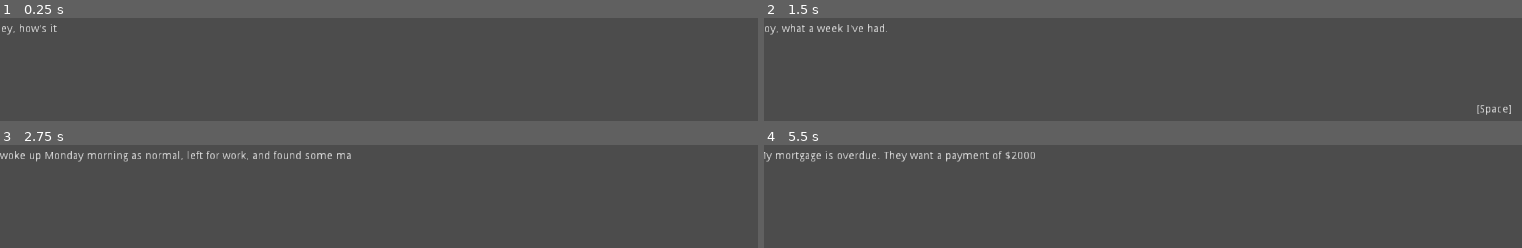
Above: before the commit, frames 1-4 (two rows, left to right).
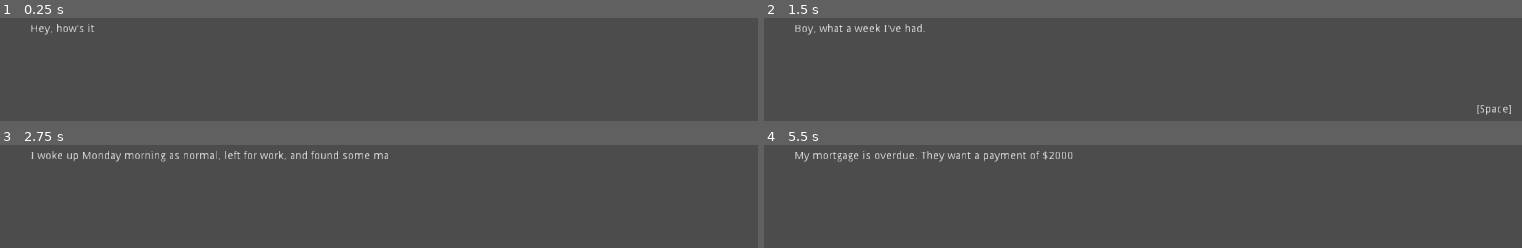
Above: after the commit, the same moments.

Repository: Dvlv/ld43
Game: Godot game, scene res://scenes/Intro.tscn
Same seed, same stepped clock (60 frames per second), same inputs: the game is played once before the commit and once after it. The project has no main scene, so this scene is started directly. The engine's default icon, where the game draws it, is replaced by a stand-in: a white triangle on a blue panel in a dark square.
Inputs:
- Up to frame 1 (0.25 s): no input
- Up to frame 2 (1.5 s): tap Enter (ui_accept) at 0.5, 0.77 s
- Up to frame 3 (2.75 s): tap Enter (ui_accept) at 1.52 s
- Up to frame 4 (5.5 s): tap Enter (ui_accept) at 3.02, 3.77, 4.52 s

The runs differ from the first frame. In frame 1, 0.4% of the frame differs, in the area x 0-13%, y 5-17%; in frame 2, 0.8%; in frame 3, 1.8%, in the area x 0-52%, y 5-17%; in frame 4, 1.6%.

Commit message:
day scripts wip

Diff:
--- a/scenes/DialogueBox.tscn
+++ b/scenes/DialogueBox.tscn
@@ -124,7 +124,7 @@
 anchor_top = 0.0
 anchor_right = 0.0
 anchor_bottom = 0.0
-margin_left = -9.0
+margin_left = 39.0
 margin_top = 49.0
 margin_right = 1007.0
 margin_bottom = 196.0
--- a/scenes/WorkAmount.tscn
+++ b/scenes/WorkAmount.tscn
@@ -3,7 +3,7 @@
 [ext_resource path="res://scripts/WorkAmount.gd" type="Script" id=1]
 [ext_resource path="res://icon.png" type="Texture" id=2]
 
-[node name="WorkAmount" type="Control" index="0"]
+[node name="WorkAmount" type="Control"]
 
 anchor_left = 0.0
 anchor_top = 0.0
--- a/scenes/tuesday.tscn
+++ b/scenes/tuesday.tscn
@@ -1,8 +1,11 @@
-[gd_scene load_steps=2 format=2]
+[gd_scene load_steps=3 format=2]
 
-[ext_resource path="res://scenes/DialogueBox.tscn" type="PackedScene" id=1]
+[ext_resource path="res://scripts/tuesday.gd" type="Script" id=1]
+[ext_resource path="res://scenes/DialogueBox.tscn" type="PackedScene" id=2]
 
 [node name="Tuesday" type="Node2D"]
+
+script = ExtResource( 1 )
 
 [node name="CanvasLayer" type="CanvasLayer" parent="." index="0"]
 
--- a/scenes/wednesday.tscn
+++ b/scenes/wednesday.tscn
@@ -1,8 +1,11 @@
-[gd_scene load_steps=2 format=2]
+[gd_scene load_steps=3 format=2]
 
-[ext_resource path="res://scenes/DialogueBox.tscn" type="PackedScene" id=1]
+[ext_resource path="res://scripts/wednesday.gd" type="Script" id=1]
+[ext_resource path="res://scenes/DialogueBox.tscn" type="PackedScene" id=2]
 
-[node name="Wednesday" type="Node2D"]
+[node name="Wednesday" type="Node2D" index="0"]
+
+script = ExtResource( 1 )
 
 [node name="CanvasLayer" type="CanvasLayer" parent="." index="0"]
 
--- a/scripts/Intro.gd
+++ b/scripts/Intro.gd
@@ -4,6 +4,8 @@
 onready var NEXT_SCENE = preload("res://scenes/WorkAmount.tscn")
 
 func _ready():
+	my_global_script.current_day = "mon"
+
 	my_global_script.animated_scene([
 		{"target": DIALOGUE, "method": "show_dialogue", "args": ["Hey, how's it going?"]},
 		{"target": DIALOGUE, "method": "show_dialogue", "args": ["Boy, what a week I've had."]},
@@ -25,6 +27,4 @@
 
 
 func go_to_amount_scene():
-	my_global_script.current_day = "mon"
-
 	get_tree().change_scene_to(NEXT_SCENE)
--- a/scripts/WorkAmount.gd
+++ b/scripts/WorkAmount.gd
@@ -50,6 +50,7 @@
 
 func on_submit():
 	my_global_script.add_overtime((w_overtime + overtime))
+	my_global_script.wife_recent_ot = w_overtime
 
 	var next_scene = null
 	if my_global_script.current_day == "mon":
--- a/scripts/global.gd
+++ b/scripts/global.gd
@@ -10,6 +10,8 @@
 
 var overtime_value = 100
 
+var recent_overtime = 0
+var wife_recent_ot = 0
 
 func tie_together_frames():
     frames.remove(0)
@@ -39,6 +41,7 @@
 
 
 func add_overtime(additional_ot):
+	recent_overtime = additional_ot
 	overtime += additional_ot
 	money += (overtime_value * additional_ot)
 
--- /dev/null
+++ b/scripts/thursday.gd
@@ -0,0 +1,62 @@
+extends Node2D
+
+onready var DIALOGUE = $CanvasLayer/DialogueBox
+onready var NEXT_SCENE = preload("res://scenes/WorkAmount.tscn")
+
+func _ready():
+	my_global_script.current_day = "thurs"
+
+	my_global_script.animated_scene([
+		{"target": DIALOGUE, "method": "show_dialogue", "args": [saw_wife()]},
+		{"target": DIALOGUE, "method": "show_dialogue", "args": [wife_overtime()]},
+		{"target": DIALOGUE, "method": "show_dialogue", "args": ["I promised myself that when this debt is paid I'd spend a whole week with the two of them."]},
+		{"target": DIALOGUE, "method": "show_dialogue", "args": ["Just needed to get out of that mess. "]},
+		{"target": DIALOGUE, "method": "show_dialogue", "args": ["When I got to work on Thursday I noticed a few people were missing."]},
+		{"target": DIALOGUE, "method": "show_dialogue", "args": [why_people_missing()]},
+		{"target": DIALOGUE, "method": "show_dialogue", "args": [why_people_missing_two()]},
+		{"target": DIALOGUE, "method": "show_dialogue", "args": ["I caught up with the boss that afternoon. He looked nervous."]},
+		{"target": DIALOGUE, "method": "show_dialogue", "args": ["\"Gotta give your bid today son, but uh, listen\""]},
+		{"target": DIALOGUE, "method": "show_dialogue", "args": ["\"Because of, y'know, last time... they just want me there.\""]},
+		{"target": DIALOGUE, "method": "show_dialogue", "args": ["\"I know it's your work and all but, you know what these corporate people are like\""]},
+		{"target": DIALOGUE, "method": "show_dialogue", "args": ["\"Don't sweat it\" I replied \"You're totally the only person I'd trust to deliver this bid exactly how it needs to go.\""]},
+		{"target": DIALOGUE, "method": "show_dialogue", "args": ["\"Go get 'em boss!\" I gave him a reassuring pat on the back, then returned to my work."]},
+		# minigame
+		{"target": DIALOGUE, "method": "show_dialogue", "args": ["That evening, the boss left with the clients for what I assume was a boozy night on the town, so I checked in with security myself."]},
+		{"target": DIALOGUE, "method": "show_dialogue", "args": ["They weren't supposed to deal non-management directly, but since we'd been doing it all week he let this occasion slide."]},
+		{"target": DIALOGUE, "method": "show_dialogue", "args": ["He sure kept a close eye on me that night, though."]},
+		{"target": self, "method": "go_to_amount_scene", "args": []},
+	])
+
+
+func wife_overtime():
+	if my_global_script.wife_recent_ot > 0:
+		return "That night she slept in the baby's room. I think she felt guilty about the overtime."
+	else:
+		return "I don't blame her for not doing any overtime. It's not a fun job at all. Plus, I can tell she's stressed."
+
+
+func saw_wife():
+	if my_global_script.recent_overtime > 3:
+		return "I didn't get to speak to my wife when I got home. I had seen her all day at work, anyway."
+	else:
+		return "Me and the wife chatted a little about our day and spent some time with the little one before bed. "
+
+
+func why_people_missing():
+	if my_global_script.overtime > 11:
+		return "Apparently I had completed all of the contractors' workloads in my overtime, and we didn't need them anymore."
+	else:
+		return "Apparently the company is doing worse than I'd realised, and people had to go."
+
+
+func why_people_missing_two():
+	if my_global_script.overtime > 11:
+		return "I'd like to think the boss paid them in full, anyway. Though with the financial concerns, I'm not so sure..."
+	else:
+		return "The boss had mentioned financial troubles, but it had never become a reality until then.."
+
+
+
+
+func go_to_amount_scene():
+	get_tree().change_scene_to(NEXT_SCENE)
--- /dev/null
+++ b/scripts/tuesday.gd
@@ -0,0 +1,45 @@
+extends Node2D
+
+onready var DIALOGUE = $CanvasLayer/DialogueBox
+onready var NEXT_SCENE = preload("res://scenes/WorkAmount.tscn")
+
+func _ready():
+	my_global_script.current_day = "tues"
+
+	my_global_script.animated_scene([
+		{"target": DIALOGUE, "method": "show_dialogue", "args": ["I decided to carry on for " + str(my_global_script.overtime) + " hours."]},
+		{"target": DIALOGUE, "method": "show_dialogue", "args": ["Made us an extra $" + str(my_global_script.money) + "."]},
+		{"target": DIALOGUE, "method": "show_dialogue", "args": [whether_saw_wife()]},
+		{"target": DIALOGUE, "method": "show_dialogue", "args": ["Tuesday came about next, of course."]},
+		{"target": DIALOGUE, "method": "show_dialogue", "args": ["Mostly a normal day at work."]},
+		{"target": DIALOGUE, "method": "show_dialogue", "args": [how_tired()]},
+		{"target": DIALOGUE, "method": "show_dialogue", "args": ["Boss came over to me at lunch looking all serious."]},
+		{"target": DIALOGUE, "method": "show_dialogue", "args": ["Said \"Hey, you know those guys we were talking to last week? That life-changing contract? Well, it's back on!\""]},
+		{"target": DIALOGUE, "method": "show_dialogue", "args": ["\"That's great!\" I said"]},
+		{"target": DIALOGUE, "method": "show_dialogue", "args": ["\"Back on, as in, we get another chance to bid. We haven't won it yet.\""]},
+		{"target": DIALOGUE, "method": "show_dialogue", "args": ["\"Ah, that makes sense...\" I replied"]},
+		{"target": DIALOGUE, "method": "show_dialogue", "args": ["\"Yeah, well, you still after overtime? Get us that contract and I'll buy ya a house myself!\""]},
+		{"target": DIALOGUE, "method": "show_dialogue", "args": ["\"If we lose 'em... uh, well, it ain't lookin' all sunshine, kid. Feel me?\""]},
+		{"target": DIALOGUE, "method": "show_dialogue", "args": ["I nodded"]},
+		{"target": DIALOGUE, "method": "show_dialogue", "args": ["\"Pitch is tomorrow. Knock em out, champ!\""]},
+		{"target": DIALOGUE, "method": "show_dialogue", "args": ["Sounded like the boss really needed me. And I figured everyone at home was fine with me staying late again."]},
+		{"target": DIALOGUE, "method": "show_dialogue", "args": ["That evening, I said goodbye to my last coworker, before catching up with the boss to fill in my overtime."]},
+		{"target": self, "method": "go_to_amount_scene", "args": []},
+	])
+
+
+func whether_saw_wife():
+	if my_global_script.overtime > 3:
+		return "I didn't see much of my wife. She was asleep when I got home. Baby was asleep too."
+	else:
+		return "Wife was still up when I got home. We didn't talk much, but I was still glad to see her after a long day."
+
+
+func how_tired():
+	if my_global_script.overtime > 3:
+		return "I was pretty exhausted from last night, but I pushed through the day."
+	else:
+		return "I wasn't too shaken from my longer day yesterday."
+
+func go_to_amount_scene():
+	get_tree().change_scene_to(NEXT_SCENE)
--- /dev/null
+++ b/scripts/wednesday.gd
@@ -0,0 +1,59 @@
+extends Node2D
+
+onready var DIALOGUE = $CanvasLayer/DialogueBox
+onready var NEXT_SCENE = preload("res://scenes/WorkAmount.tscn")
+
+func _ready():
+	my_global_script.current_day = "wed"
+
+	my_global_script.animated_scene([
+		{"target": DIALOGUE, "method": "show_dialogue", "args": [saw_wife()]},
+		{"target": DIALOGUE, "method": "show_dialogue", "args": ["Wednesday morning I woke up to my wife making noise from the bathroom."]},
+		{"target": DIALOGUE, "method": "show_dialogue", "args": ["I asked her what was going on."]},
+		{"target": DIALOGUE, "method": "show_dialogue", "args": ["\"It's happening. Again\""]},
+		{"target": DIALOGUE, "method": "show_dialogue", "args": ["\"Another one?\" I asked"]},
+		{"target": DIALOGUE, "method": "show_dialogue", "args": ["\"Yes. We're having another baby\""]},
+		{"target": DIALOGUE, "method": "show_dialogue", "args": ["We both looked at each other for a minute, not sure whether to jump for joy or cry for help. "]},
+		{"target": DIALOGUE, "method": "show_dialogue", "args": ["Can we afford to give a second child the life it truly deserves?"]},
+		{"target": DIALOGUE, "method": "show_dialogue", "args": ["*beep-beep*, *beep-beep*, *beep-beep*"]},
+		{"target": DIALOGUE, "method": "show_dialogue", "args": ["Oh, my alarm clock. "]},
+		{"target": DIALOGUE, "method": "show_dialogue", "args": ["\"I need to start getting ready for work.\" I said. \"We'll talk about this tonight\"."]},
+		{"target": DIALOGUE, "method": "show_dialogue", "args": ["On the way into work, it hit me like a ton of bricks. "]},
+		{"target": DIALOGUE, "method": "show_dialogue", "args": ["My wife can't work while pregnant. The fumes produced by those machines can wreak havoc on the baby."]},
+		# minigame
+		{"target": DIALOGUE, "method": "show_dialogue", "args": ["\"WAIT!\" I screamed. There was a temp space open at work. \"I'm sure the boss is pleased enough at my dedication this week to give her the job until the baby comes.\"."]},
+		{"target": DIALOGUE, "method": "show_dialogue", "args": ["\"If I didn't screw up the bid for our huge client, I'm sure he'll be thrilled to help me out.\""]},
+		{"target": DIALOGUE, "method": "show_dialogue", "args": ["..."]},
+		{"target": DIALOGUE, "method": "show_dialogue", "args": ["I hoped."]},
+		{"target": DIALOGUE, "method": "show_dialogue", "args": ["I immediately went straight to the boss' office to make sure he'd had a chance to look over my bid."]},
+		{"target": DIALOGUE, "method": "show_dialogue", "args": ["He had a huge smile on his face. I think."]},
+		{"target": DIALOGUE, "method": "show_dialogue", "args": ["\"You, sir, are a rockstar! This is brilliant! There's no way they'll turn this down.\""]},
+		{"target": DIALOGUE, "method": "show_dialogue", "args": ["\"This is it, we've gottem. We've gottem for sure!\""]},
+		{"target": DIALOGUE, "method": "show_dialogue", "args": ["Well, that was... the best reaction I could have hoped for!"]},
+		{"target": DIALOGUE, "method": "show_dialogue", "args": ["I cleared my throat nervously. \"Glad you like it boss. Hey uh, listen...\""]},
+		{"target": DIALOGUE, "method": "show_dialogue", "args": ["\"My wife just realised she's pregnant again. She can't work at the factory anymore, because of the fumes. You put that...\""]},
+		{"target": DIALOGUE, "method": "show_dialogue", "args": ["\"The temp job? Consider it hers! Will be nice to work with her again.\""]},
+		{"target": DIALOGUE, "method": "show_dialogue", "args": ["\"Ah boss, you're a life-saver!\" I smiled, and let out a huge sigh of relief."]},
+		{"target": DIALOGUE, "method": "show_dialogue", "args": ["\"She can help you with yer overtime, if ya want. I know you ain't in a good place for raisin' a second child, the money could really help.\""]},
+		{"target": DIALOGUE, "method": "show_dialogue", "args": ["I was so thrilled I could've pounced on my boss and given him a huge hug."]},
+		{"target": DIALOGUE, "method": "show_dialogue", "args": ["I didn't though. I just nodded and left the room to phone my wife"]},
+		{"target": DIALOGUE, "method": "show_dialogue", "args": ["I wasn't sure how I felt about asking her to do overtime, so I left it up to her."]},
+		{"target": DIALOGUE, "method": "show_dialogue", "args": ["I knew she didn't really like the work there, found it boring."]},
+		{"target": DIALOGUE, "method": "show_dialogue", "args": ["Still, I knew she didn't really have room to complain. Work is work, money is money."]},
+		{"target": DIALOGUE, "method": "show_dialogue", "args": ["She dropped the little one over with her parents and came in at lunch."]},
+		{"target": DIALOGUE, "method": "show_dialogue", "args": ["It was nice seeing her, felt like the most I'd seen her all week. Probably was."]},
+		# minigame
+		{"target": DIALOGUE, "method": "show_dialogue", "args": ["That evening, the boss came over to check on us. Security needed to know when the two of us would be leaving."]},
+		{"target": DIALOGUE, "method": "show_dialogue", "args": ["I knew the drill by now."]},
+		{"target": self, "method": "go_to_amount_scene", "args": []},
+	])
+
+func saw_wife():
+	if my_global_script.recent_overtime > 3:
+		return "Wife was asleep when I got home, stomach grumbling like an angry bear. I fell asleep pretty quickly, tired from the long day."
+	else:
+		return "I got home just as the wife was putting our the baby to bed. She said her stomach felt weird. We both went to bed shortly after."
+
+
+func go_to_amount_scene():
+	get_tree().change_scene_to(NEXT_SCENE)
Not shown: 1 places in scenes/tuesday.tscn that only renumber resources
Not shown: 1 places in scenes/wednesday.tscn that only renumber resources
Empty file added: scripts/friday.gd
